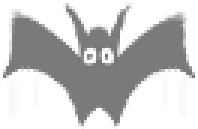
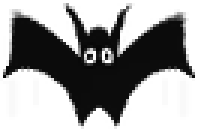
Two versions of the same layered image (198x129). Layer-by-layer changes:
"Layer 1 copy": opacity 56% → 100%, painted on it over [0, 3, 195, 129]
